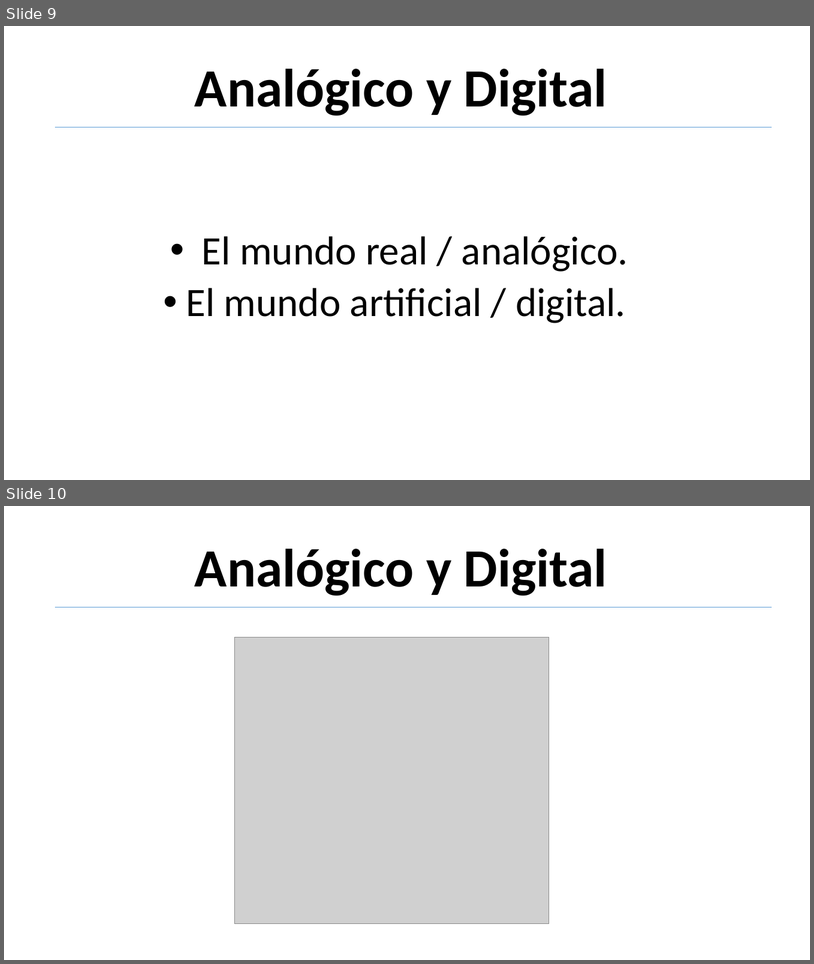
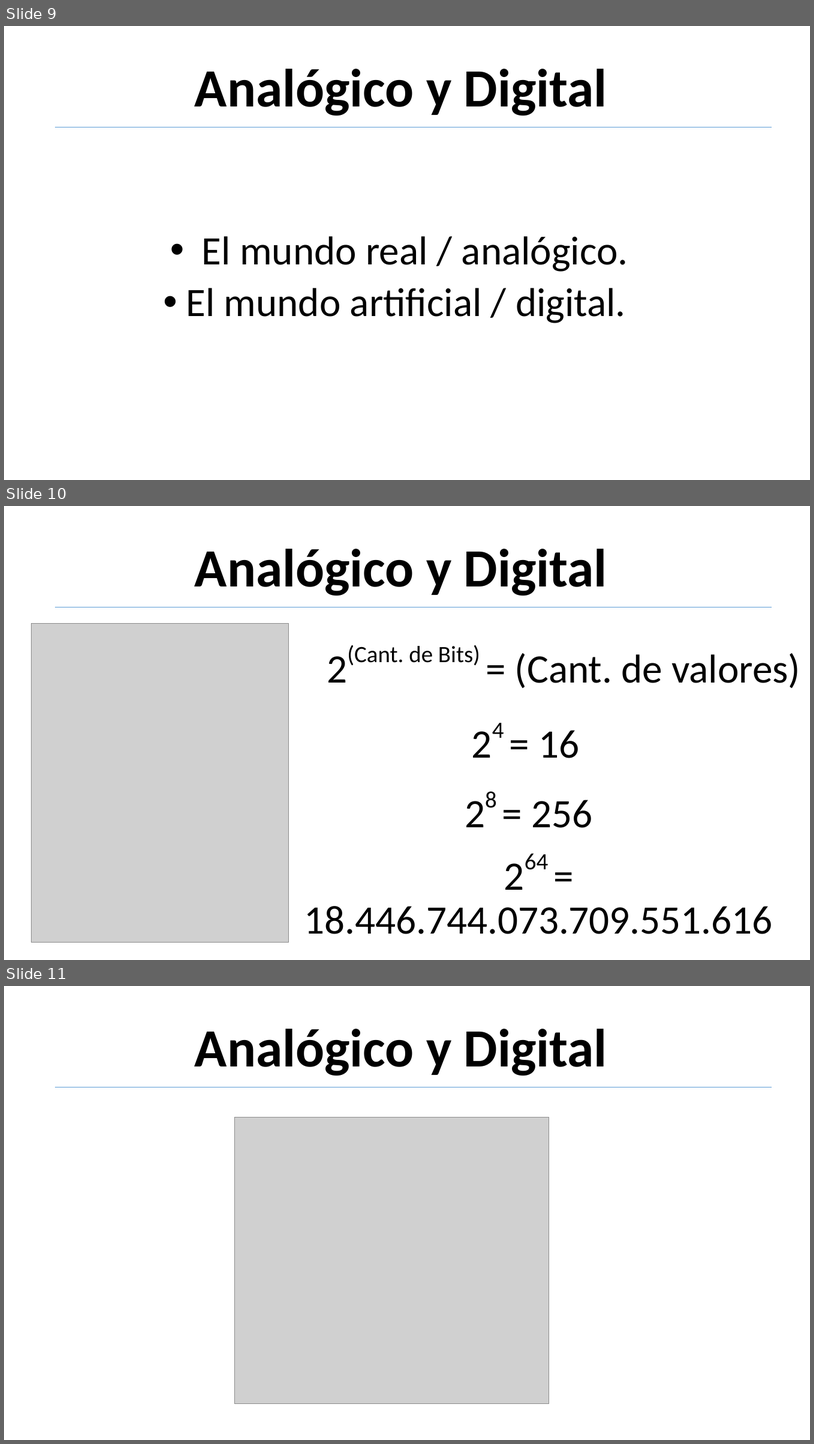
Before and after one commit to matiasdieguez/mdsite, a slide deck: MDSite/MDSite/wwwroot/docs/curso/01-Introducción a la lógica.pptx. Shown one above the other, each under a label of ours: slides 9 and 10 before the commit, slides 9, 10 and 11 after it. The pictures are 814x964 and 814x1444 pixels, drawn with LibreOffice and Linux fonts; fonts in the diff are those of the drawing; grey boxes stand for pictures. Boxes give left, top, right and bottom in pixels: in the first picture for what was removed or moved away, otherwise in the second. Text is boxed around its words. In the diff, an @@ line names an element or a change of style, - is before the commit and + after.

```diff
--- a/MDSite/MDSite/wwwroot/docs/curso/01-Introducción a la lógica.pptx
+++ b/MDSite/MDSite/wwwroot/docs/curso/01-Introducción a la lógica.pptx
@@ slide 10 added at [4,506,810,960], background #FFFFFF @@
@@ title added at [195,549,608,596], 64 pt, text #000000, bold @@
+Analógico y Digital
@@ line added from (56, 607) to (772, 607), #5B9BD5 0.5 pt @@
@@ picture added at [31,624,289,942] @@
@@ text added at [327,645,801,688], 48 pt, text #000000 @@
+2(Cant. de Bits) = (Cant. de valores)
@@ subtitle added at [539,730,579,758], 48 pt, text #000000 @@
+24 = 16
@@ text added at [531,799,593,828], 48 pt, text #000000 @@
+28 = 256
@@ text added at [304,906,773,934], 48 pt, text #000000 @@
+264 = 18.446.744.073.709.551.616
@@ what was slide 10 is now slide 11 @@
```
Also in this commit, not shown: 1 slide changed, 3 other files.
